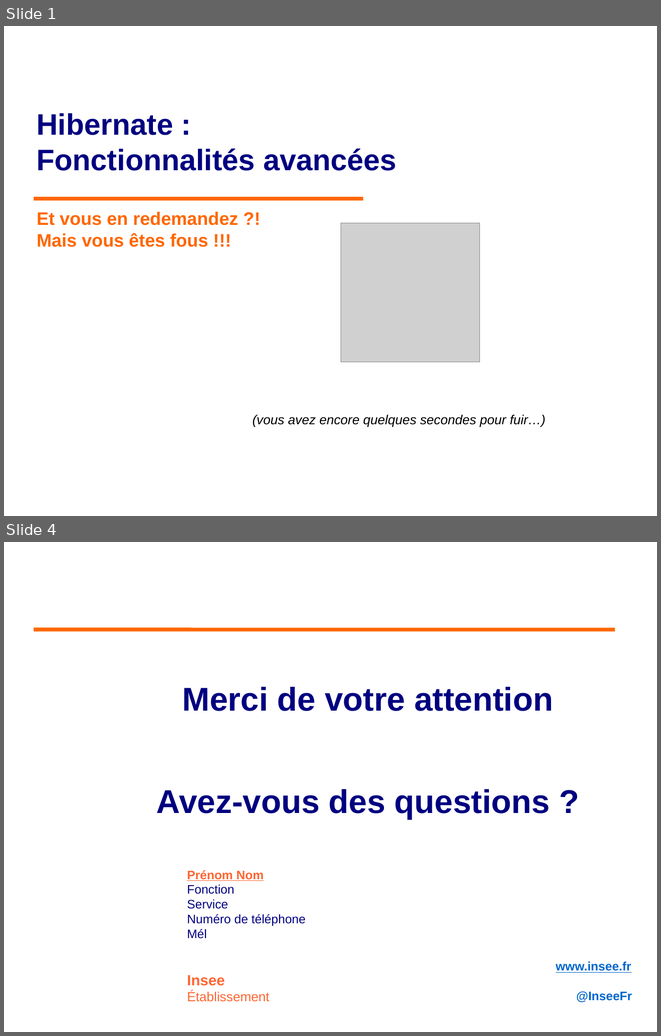
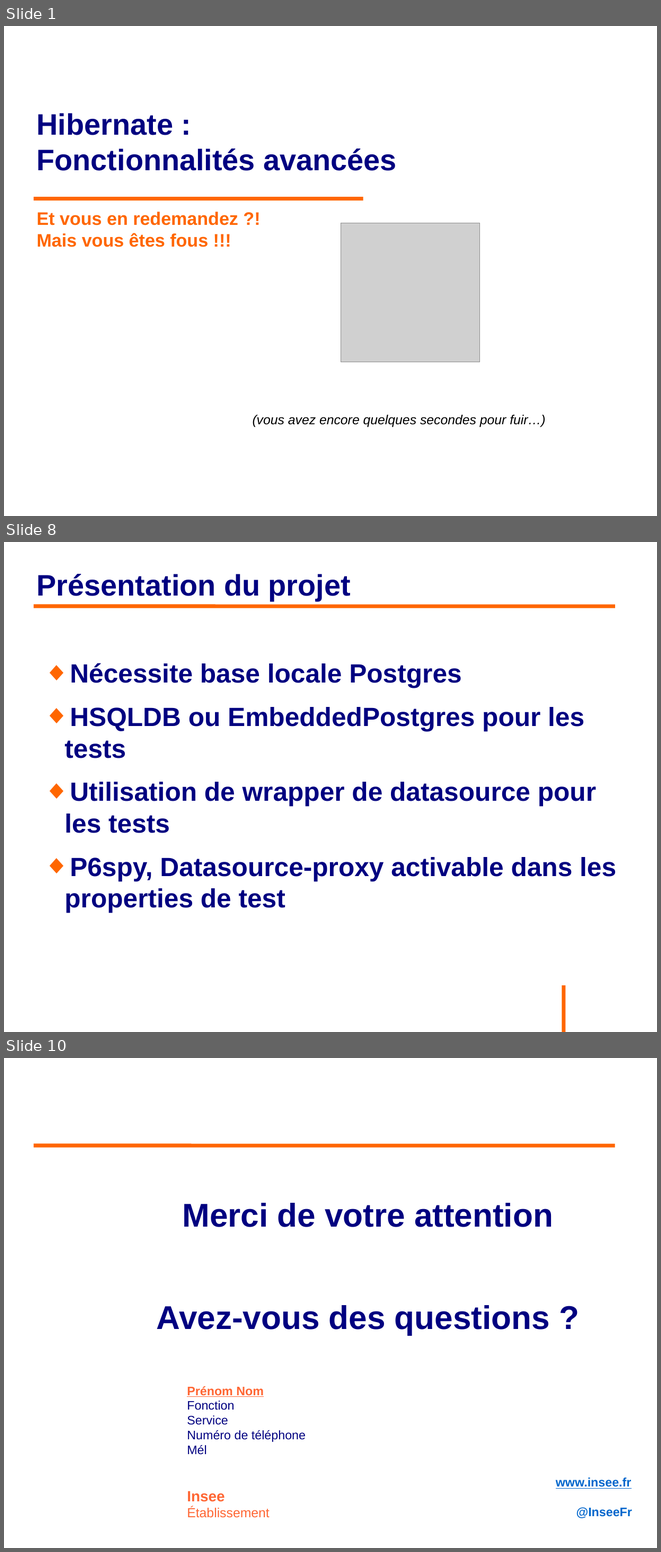
Before and after one commit to philphils/formation-hibernate-avancee, a slide deck: Documentation/diapo_formation_hibernate_avancee.odp. Shown one above the other, each under a label of ours: slides 1 and 4 before the commit, slides 1, 8 and 10 after it; the slides between them are not shown. The pictures are 661x1036 and 661x1552 pixels, drawn with LibreOffice and Linux fonts; fonts in the diff are those of the drawing; grey boxes stand for pictures; background and template pictures are left out. Boxes give left, top, right and bottom in pixels: in the first picture for what was removed or moved away, otherwise in the second. Text is boxed around its words. In the diff, an @@ line names an element or a change of style, - is before the commit and + after.

Commit message:
Permière partie rappel et installation projet

```diff
--- a/Documentation/diapo_formation_hibernate_avancee.odp
+++ b/Documentation/diapo_formation_hibernate_avancee.odp
@@ slide 8 added at bbox=[4, 542, 657, 1032], background #FFFFFF @@
@@ title added at bbox=[37, 574, 351, 601], 36 pt, text #000080, bold @@
+Présentation du projet
@@ line added from (34, 606) to (616, 606), #FF6600 4.54 pt @@
@@ text added at bbox=[64, 663, 616, 912], 32 pt, text #000080, bold @@
+◆ Nécessite base locale Postgres
+◆ HSQLDB ou EmbeddedPostgres pour les tests
+◆ Utilisation de wrapper de datasource pour les tests
+◆ P6spy, Datasource-proxy activable dans les properties de test
@@ line added from (564, 985) to (564, 1032), #FF6600 4.54 pt @@
@@ what was slide 4 is now slide 10 @@
```
Also in this commit, not shown: 2 slides changed, 5 other slides added.
